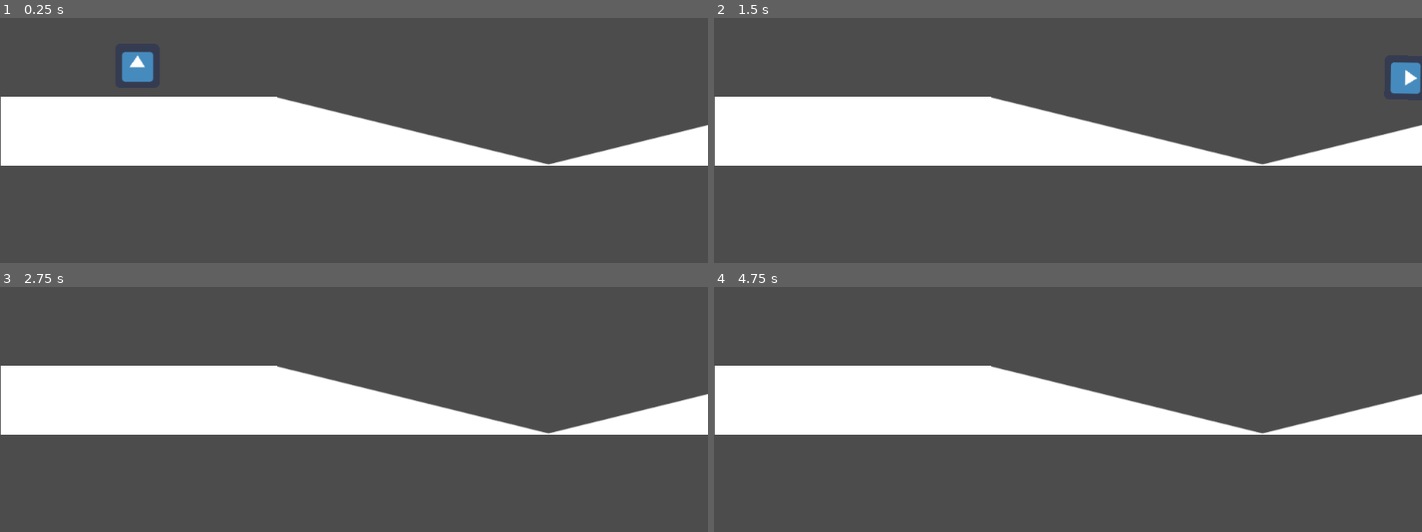
Above: before the commit, frames 1-4 (two rows, left to right).
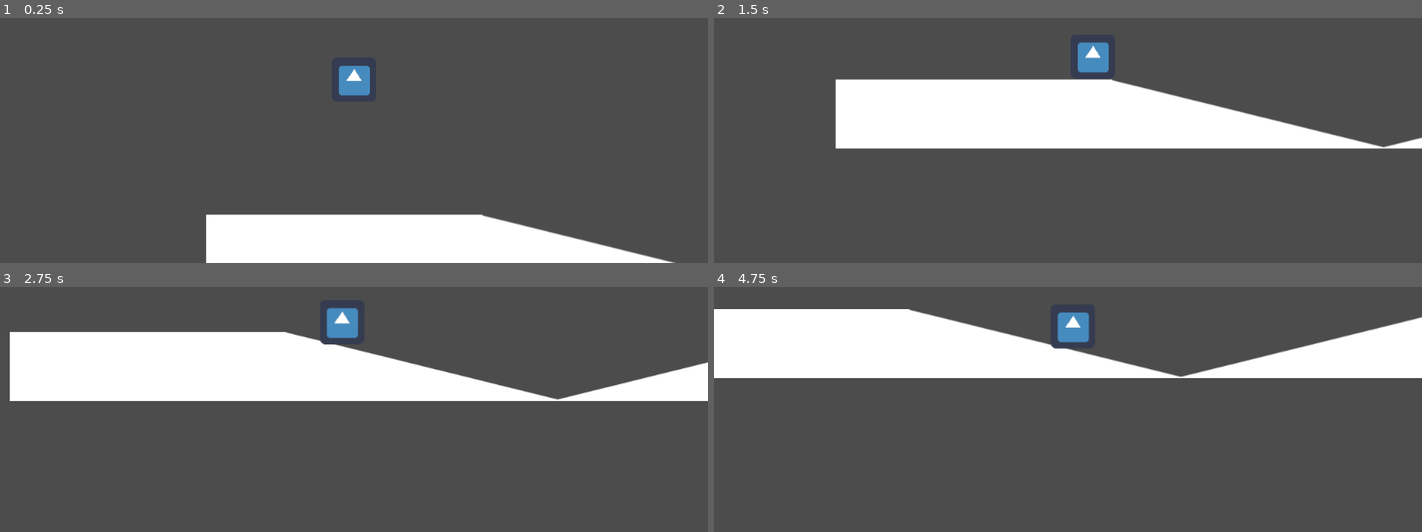
Above: after the commit, the same moments.

Repository: textrivers/chrono-crabs
Game: Godot game, scene res://Scenes/World.tscn
Same seed, same stepped clock (60 frames per second), same inputs: the game is played once before the commit and once after it. The engine's default icon, where the game draws it, is replaced by a stand-in: a white triangle on a blue panel in a dark square.
Inputs:
- Up to frame 1 (0.25 s): no input
- Up to frame 2 (1.5 s): hold Right (ui_right) from 0.53 s (still down)
- Up to frame 3 (2.75 s): release Right (ui_right) at 2.03 s; hold Left (ui_left) from 2.03 s (still down)
- Up to frame 4 (4.75 s): release Left (ui_left) at 2.78 s; hold Right (ui_right) 2.78-4.28 s; hold Left (ui_left) from 4.28 s (still down)

The runs differ from the first frame. In frame 1, 30% of the frame differs, in the area x 0-100%, y 13-100%; in frame 2, 21%; in frame 3, 24%; in frame 4, 32%, in the area x 0-100%, y 9-61%.

Commit message:
Add files via upload
Kinematic character moves and rolls

Diff:
--- /dev/null
+++ b/Scenes/Camera2D.gd
@@ -0,0 +1,10 @@
+extends Camera2D
+
+var player
+
+# Called when the node enters the scene tree for the first time.
+func _ready():
+	pass
+
+func _process(delta):
+	pass
--- a/Scenes/DumbPlayer.gd
+++ b/Scenes/DumbPlayer.gd
@@ -1,29 +1,58 @@
-extends RigidBody2D
+extends KinematicBody2D
 
-export (int) var speed = 120
+export (int) var MAX_SPEED = 200
+export (int) var accel = 10
 
 var velocity = Vector2(0, 0)
+var floor_normal = Vector2(0, -1)
+var rolling = false
+var gravity = 1600
+var last_frame_pos = Vector2(0,0)
+var pos_diff = 0
 
 const REST_AMOUNT = 10
+const ROTATION_CONST = 1.8
 
 func _ready():
 	pass
 
+func get_floor_normal():
+	floor_normal = $RayDown.get_collision_normal()
+
 func get_input():
-	velocity.x = 0
-	if Input.is_action_pressed("ui_right"):
-		velocity.x += speed
+	if Input.is_action_pressed("ui_down"):
+		rolling = true
+		get_floor_normal()
+		if floor_normal == Vector2(0, -1):
+			if abs(velocity.x) > 5:
+				velocity.x = lerp(velocity.x, 0, 0.01)
+			else:
+				velocity.x = lerp(velocity.x, 0, 0.2)
 	else:
-		if velocity.x > 0:
-			velocity.x -= speed
-	if Input.is_action_pressed("ui_left"):
-		velocity.x -= speed
-	else:
-		if velocity.x < 0:
-			velocity.x += speed
-	if Input.is_action_pressed("ui_down"):
-		print("down pressed")
+		rolling = false
+		if is_on_floor():
+			if Input.is_action_pressed("ui_right"):
+				velocity.x = min(velocity.x + accel, MAX_SPEED)
+			elif Input.is_action_pressed("ui_left"):
+				velocity.x = max(velocity.x - accel, -MAX_SPEED)
+			else:
+				velocity.x = lerp(velocity.x, 0, 0.2)
+func move_player():
+	## translation
+	print(str(velocity.x))
+	velocity = move_and_slide(velocity, floor_normal, true, 4, 0.8, true)
+
+	## rotation
+	if rolling:
+		pos_diff = position.x - last_frame_pos.x
+		rotation_degrees += pos_diff * ROTATION_CONST
+	else: rotation_degrees = lerp(rotation_degrees, 0, 0.05)
+
 
 func _physics_process(delta):
+	if !is_on_floor() or rolling:
+		velocity.y += gravity * delta
+
 	get_input()
-	add_force(Vector2(0, 0), velocity)
+	move_player()
+	last_frame_pos.x = position.x
--- a/Scenes/DumbPlayer.tscn
+++ b/Scenes/DumbPlayer.tscn
@@ -6,7 +6,7 @@
 [sub_resource type="CircleShape2D" id=1]
 radius = 33.4425
 
-[node name="DumbPlayer" type="RigidBody2D"]
+[node name="DumbPlayer" type="KinematicBody2D"]
 script = ExtResource( 1 )
 
 [node name="Sprite" type="Sprite" parent="."]
@@ -14,3 +14,6 @@
 
 [node name="CollisionShape2D" type="CollisionShape2D" parent="."]
 shape = SubResource( 1 )
+
+[node name="RayDown" type="RayCast2D" parent="."]
+enabled = true
--- a/Scenes/World.tscn
+++ b/Scenes/World.tscn
@@ -1,10 +1,11 @@
-[gd_scene load_steps=6 format=2]
+[gd_scene load_steps=7 format=2]
 
 [ext_resource path="res://Scenes/World.gd" type="Script" id=1]
 [ext_resource path="res://Scenes/RacetrackRectangle.tscn" type="PackedScene" id=2]
 [ext_resource path="res://Scenes/RacetrackTriangle.tscn" type="PackedScene" id=3]
 [ext_resource path="res://Scenes/RacetrackTriangleUp.tscn" type="PackedScene" id=4]
 [ext_resource path="res://Scenes/DumbPlayer.tscn" type="PackedScene" id=5]
+[ext_resource path="res://Scenes/Camera2D.gd" type="Script" id=6]
 
 [node name="World" type="Node2D"]
 script = ExtResource( 1 )
@@ -12,16 +13,124 @@
 [node name="RacetrackRectangle" parent="." instance=ExtResource( 2 )]
 position = Vector2( 201, 409 )
 
-[node name="Camera2D" type="Camera2D" parent="."]
-anchor_mode = 0
-
 [node name="RacetrackTriangle" parent="." instance=ExtResource( 3 )]
 position = Vector2( 600.802, 409.266 )
 
-[node name="RacetrackTriangle2" parent="." instance=ExtResource( 4 )]
+[node name="RacetrackTriangleUp" parent="." instance=ExtResource( 4 )]
 position = Vector2( 986.075, 409.214 )
 
+[node name="RacetrackRectangle2" parent="." instance=ExtResource( 2 )]
+position = Vector2( 1386.54, 409 )
+
+[node name="RacetrackTriangle3" parent="." instance=ExtResource( 3 )]
+position = Vector2( 1789.13, 409.266 )
+
+[node name="RacetrackTriangle4" parent="." instance=ExtResource( 3 )]
+position = Vector2( 2182.45, 509.688 )
+
+[node name="RacetrackTriangle5" parent="." instance=ExtResource( 3 )]
+position = Vector2( 2575.77, 610.111 )
+
+[node name="RacetrackTriangleUp2" parent="." instance=ExtResource( 4 )]
+position = Vector2( 2975, 610.059 )
+rotation = -3.14159
+scale = Vector2( 1, -1 )
+
+[node name="RacetrackTriangleUp4" parent="." instance=ExtResource( 4 )]
+position = Vector2( 3368.32, 663.059 )
+rotation = -3.40339
+scale = Vector2( 1, -1 )
+
+[node name="RacetrackTriangleUp3" parent="." instance=ExtResource( 4 )]
+position = Vector2( 4138.22, 515.215 )
+rotation = -3.14159
+scale = Vector2( 1, -1 )
+
+[node name="RacetrackRectangle3" parent="." instance=ExtResource( 2 )]
+position = Vector2( 3749.26, 612.634 )
+
+[node name="RacetrackRectangle4" parent="." instance=ExtResource( 2 )]
+position = Vector2( 4560.86, 1045.01 )
+rotation = 0.677698
+
+[node name="RacetrackRectangle16" parent="." instance=ExtResource( 2 )]
+position = Vector2( 7961.32, 2959.61 )
+rotation = 0.677698
+
+[node name="RacetrackRectangle5" parent="." instance=ExtResource( 2 )]
+position = Vector2( 4867.71, 1296.06 )
+rotation = 0.689635
+
+[node name="RacetrackRectangle21" parent="." instance=ExtResource( 2 )]
+position = Vector2( 8268.17, 3210.67 )
+rotation = 0.689635
+
+[node name="RacetrackRectangle6" parent="." instance=ExtResource( 2 )]
+position = Vector2( 5110.4, 1583.38 )
+rotation = 1.0472
+
+[node name="RacetrackRectangle17" parent="." instance=ExtResource( 2 )]
+position = Vector2( 8510.85, 3497.99 )
+rotation = 1.0472
+
+[node name="RacetrackRectangle7" parent="." instance=ExtResource( 2 )]
+position = Vector2( 5258.24, 1934.86 )
+rotation = 1.309
+
+[node name="RacetrackRectangle19" parent="." instance=ExtResource( 2 )]
+position = Vector2( 8658.7, 3849.47 )
+rotation = 1.309
+
+[node name="RacetrackRectangle8" parent="." instance=ExtResource( 2 )]
+position = Vector2( 5408.88, 2300.29 )
+rotation = 1.0472
+
+[node name="RacetrackRectangle15" parent="." instance=ExtResource( 2 )]
+position = Vector2( 8809.33, 4214.89 )
+rotation = 1.0472
+
+[node name="RacetrackRectangle9" parent="." instance=ExtResource( 2 )]
+position = Vector2( 5687.83, 2584.82 )
+rotation = 0.523598
+
+[node name="RacetrackRectangle18" parent="." instance=ExtResource( 2 )]
+position = Vector2( 9088.28, 4499.42 )
+rotation = 0.523598
+
+[node name="RacetrackRectangle10" parent="." instance=ExtResource( 2 )]
+position = Vector2( 6031.07, 2741.03 )
+rotation = 0.261799
+
+[node name="RacetrackRectangle20" parent="." instance=ExtResource( 2 )]
+position = Vector2( 9431.53, 4655.64 )
+rotation = 0.261799
+
+[node name="RacetrackRectangle11" parent="." instance=ExtResource( 2 )]
+position = Vector2( 6396.5, 2796.82 )
+
+[node name="RacetrackRectangle22" parent="." instance=ExtResource( 2 )]
+position = Vector2( 9796.96, 4711.43 )
+
+[node name="RacetrackRectangle12" parent="." instance=ExtResource( 2 )]
+position = Vector2( 6753.56, 2757.77 )
+rotation = -0.261799
+
+[node name="RacetrackRectangle14" parent="." instance=ExtResource( 2 )]
+position = Vector2( 10154, 4672.37 )
+rotation = -0.261799
+
+[node name="RacetrackRectangle13" parent="." instance=ExtResource( 2 )]
+position = Vector2( 7082.72, 2579.24 )
+rotation = -0.785397
+
+[node name="RacetrackRectangle23" parent="." instance=ExtResource( 2 )]
+position = Vector2( 10483.2, 4493.84 )
+rotation = -0.785397
+
 [node name="DumbPlayer" parent="." instance=ExtResource( 5 )]
-position = Vector2( 198.55, 311.6 )
-linear_damp = 1.0
-angular_damp = 1.0
+position = Vector2( 214.55, 109.6 )
+
+[node name="Camera2D" type="Camera2D" parent="DumbPlayer"]
+current = true
+smoothing_enabled = true
+script = ExtResource( 6 )
